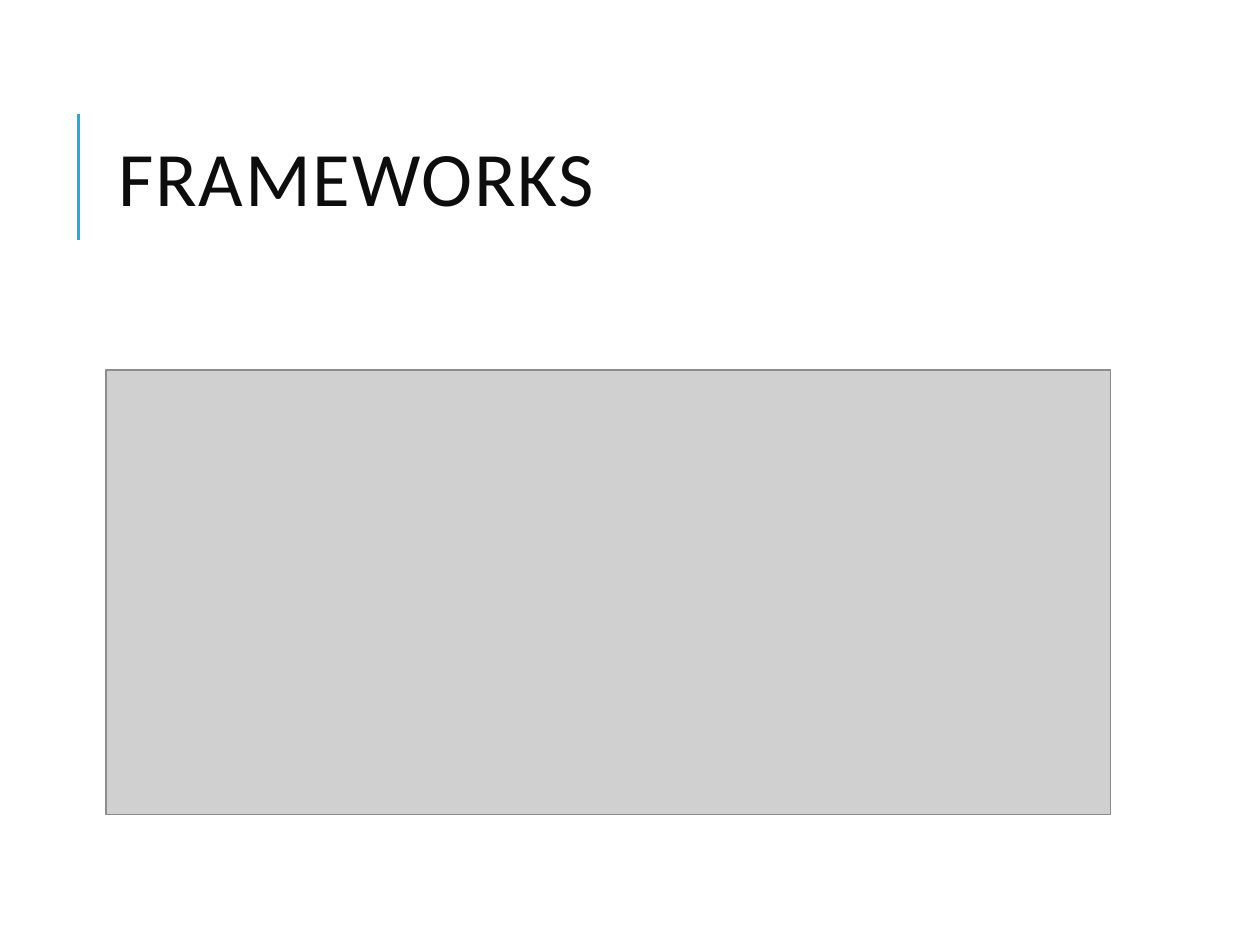
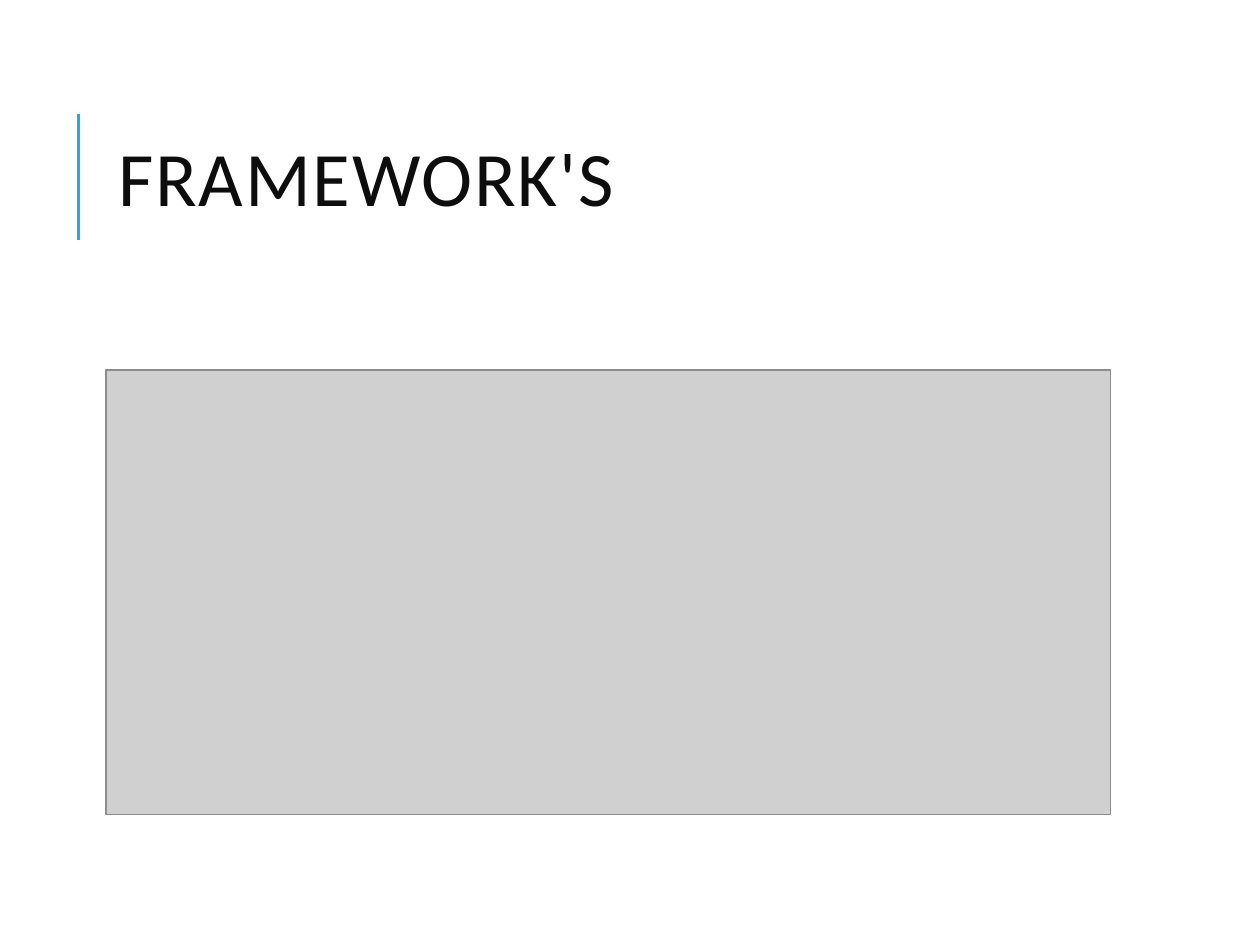
Before and after one commit to vikash-verma-profile/SIG-GENAI-May-2026, a slide deck: slide 39 of Week-1/Day-2/Prompt_Engineering_for_Data_Engineers.pptx. Drawn at 1260x945 pixels with LibreOffice and Linux fonts; fonts in the diff are those of the drawing; grey boxes stand for pictures. Boxes give left, top, right and bottom in pixels: in the first picture for what was removed or moved away, otherwise in the second. Text is boxed around its words. In the diff, an @@ line names an element or a change of style, - is before the commit and + after.

```diff
--- a/Week-1/Day-2/Prompt_Engineering_for_Data_Engineers.pptx
+++ b/Week-1/Day-2/Prompt_Engineering_for_Data_Engineers.pptx
@@ title at box(118, 154, 613, 207): text changed @@
-FRAMEWORKS
+FRAMEWORK'S
```
Also in this commit, not shown: 9 other files.
